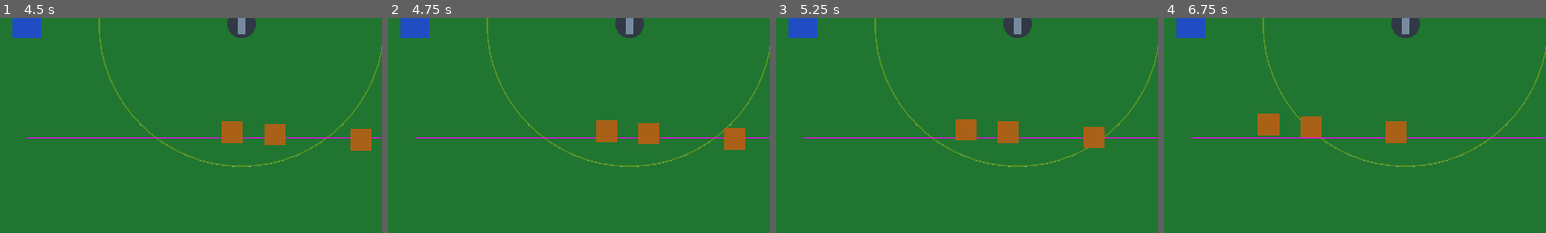
Above: before the commit, frames 1-4 (left to right).
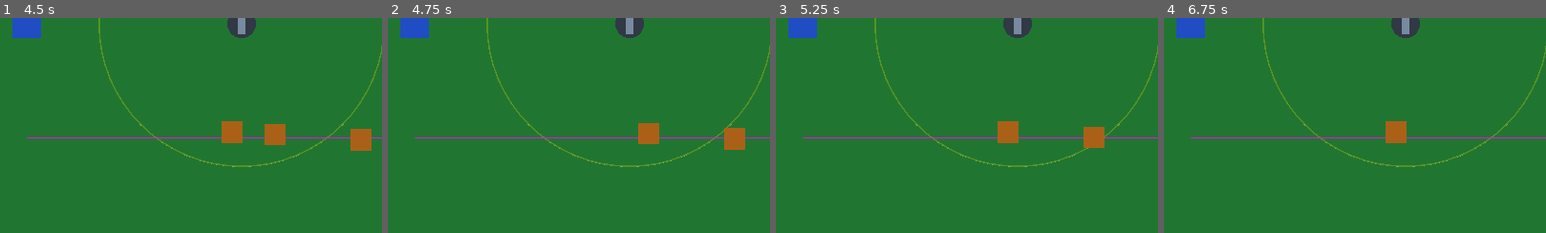
Above: after the commit, the same moments.

Repository: JBones521/generals-td
Game: Godot game, scene res://scenes/levels/level_01.tscn
Same seed, same stepped clock (60 frames per second), same inputs: the game is played once before the commit and once after it.
Inputs:
- Up to frame 1 (4.5 s): tap Enter at 0.5 s; tap Space at 0.77, 1.52, 3.02, 3.77 s
- Up to frame 2 (4.75 s): tap Space at 4.52 s
- Up to frame 3 (5.25 s): no input
- Up to frame 4 (6.75 s): tap Space at 6.02 s
The pictures show only the part of the screen within x 18-68%, y 49-99%; the shares and areas given below are measured in that part.

Frame 1 is identical in both runs. In frame 2, 0.6% of the frame differs, in the area x 54-60%, y 47-58%; in frame 3, 0.5%; in frame 4, 1.1%, in the area x 24-42%, y 44-56%.

Commit message:
Add tower targeting and hitscan damage with tracer visualization
Co-Authored-By: Claude Opus 4.7 (1M context) <noreply@anthropic.com>

Diff:
--- a/scenes/units/tower.tscn
+++ b/scenes/units/tower.tscn
@@ -25,6 +25,10 @@
 transparency = 1
 albedo_color = Color(1, 1, 0, 0.4)
 
+[sub_resource type="SphereShape3D" id="SphereShape3D_detect"]
+resource_local_to_scene = true
+radius = 10.0
+
 [node name="Tower" type="Node3D"]
 script = ExtResource("1_tower")
 
@@ -42,3 +46,9 @@
 transform = Transform3D(1, 0, 0, 0, 1, 0, 0, 0, 1, 0, 0.05, 0)
 mesh = SubResource("TorusMesh_range")
 surface_material_override/0 = SubResource("StandardMaterial3D_range")
+
+[node name="DetectionArea" type="Area3D" parent="."]
+monitorable = false
+
+[node name="CollisionShape3D" type="CollisionShape3D" parent="DetectionArea"]
+shape = SubResource("SphereShape3D_detect")
--- a/scripts/enemy.gd
+++ b/scripts/enemy.gd
@@ -2,9 +2,22 @@
 extends CharacterBody3D
 
 @export var move_speed: float = 4.0
+@export var max_health: float = 30.0
 
+var current_health: float
 var _path: PathData
 var _current_waypoint_index: int = 0
+
+
+func _ready() -> void:
+	current_health = max_health
+	add_to_group("enemies")
+
+
+func take_damage(amount: float) -> void:
+	current_health -= amount
+	if current_health <= 0.0:
+		queue_free()
 
 
 func assign_path(path: PathData) -> void:
--- a/scripts/tower.gd
+++ b/scripts/tower.gd
@@ -1,27 +1,104 @@
-@tool
 class_name Tower
 extends Node3D
 
+enum TargetingStrategy {
+	FIRST_IN_RANGE,
+}
+
 @export var tower_name: String = "Basic Tower"
-
-@export var attack_range: float = 10.0:
-	set(value):
-		attack_range = value
-		if is_node_ready():
-			_update_range_indicator()
-
+@export var attack_range: float = 10.0
 @export var fire_rate: float = 1.0
 @export var damage: float = 10.0
+@export var show_range_indicator: bool = true
+@export var targeting_strategy: TargetingStrategy = TargetingStrategy.FIRST_IN_RANGE
 
-@export var show_range_indicator: bool = true:
-	set(value):
-		show_range_indicator = value
-		if is_node_ready():
-			_update_range_indicator()
+var enemies_in_range: Array[Node3D] = []
+
+var _time_since_last_shot: float = 0.0
 
 
 func _ready() -> void:
 	_update_range_indicator()
+	_setup_detection_area()
+
+
+func _setup_detection_area() -> void:
+	var area := get_node_or_null("DetectionArea") as Area3D
+	if area == null:
+		return
+	var collision_shape := area.get_node_or_null("CollisionShape3D") as CollisionShape3D
+	if collision_shape != null:
+		var sphere := collision_shape.shape as SphereShape3D
+		if sphere != null:
+			sphere.radius = attack_range
+	area.body_entered.connect(_on_body_entered)
+	area.body_exited.connect(_on_body_exited)
+
+
+func _process(delta: float) -> void:
+	_time_since_last_shot += delta
+	_prune_invalid_enemies()
+	if _time_since_last_shot < 1.0 / fire_rate:
+		return
+	if enemies_in_range.is_empty():
+		return
+	var target := _select_target()
+	if target == null:
+		return
+	_fire_at(target)
+	_time_since_last_shot = 0.0
+
+
+func _prune_invalid_enemies() -> void:
+	var valid: Array[Node3D] = []
+	for e in enemies_in_range:
+		if is_instance_valid(e):
+			valid.append(e)
+	enemies_in_range = valid
+
+
+func _select_target() -> Node3D:
+	if enemies_in_range.is_empty():
+		return null
+	return enemies_in_range[0]
+
+
+func _fire_at(target: Node3D) -> void:
+	if target.has_method("take_damage"):
+		target.take_damage(damage)
+	_show_tracer(target.global_position)
+
+
+func _show_tracer(target_pos: Vector3) -> void:
+	var gun_pos := global_position + Vector3(0, 2.5, 0)
+	var tracer := MeshInstance3D.new()
+	tracer.top_level = true
+	var im := ImmediateMesh.new()
+	var mat := StandardMaterial3D.new()
+	mat.shading_mode = BaseMaterial3D.SHADING_MODE_UNSHADED
+	mat.albedo_color = Color(1.0, 0.5, 0.0)
+	im.surface_begin(Mesh.PRIMITIVE_LINE_STRIP, mat)
+	im.surface_add_vertex(gun_pos)
+	im.surface_add_vertex(target_pos)
+	im.surface_end()
+	tracer.mesh = im
+	var parent: Node = get_tree().current_scene
+	if parent == null:
+		parent = get_parent()
+	parent.add_child(tracer)
+	get_tree().create_timer(0.1).timeout.connect(tracer.queue_free)
+
+
+func _on_body_entered(body: Node) -> void:
+	if not body.is_in_group("enemies"):
+		return
+	if body is Node3D:
+		enemies_in_range.append(body)
+
+
+func _on_body_exited(body: Node) -> void:
+	if body is Node3D:
+		enemies_in_range.erase(body)
 
 
 func _update_range_indicator() -> void:
Not shown: 1 places in scenes/units/tower.tscn that only renumber resources
